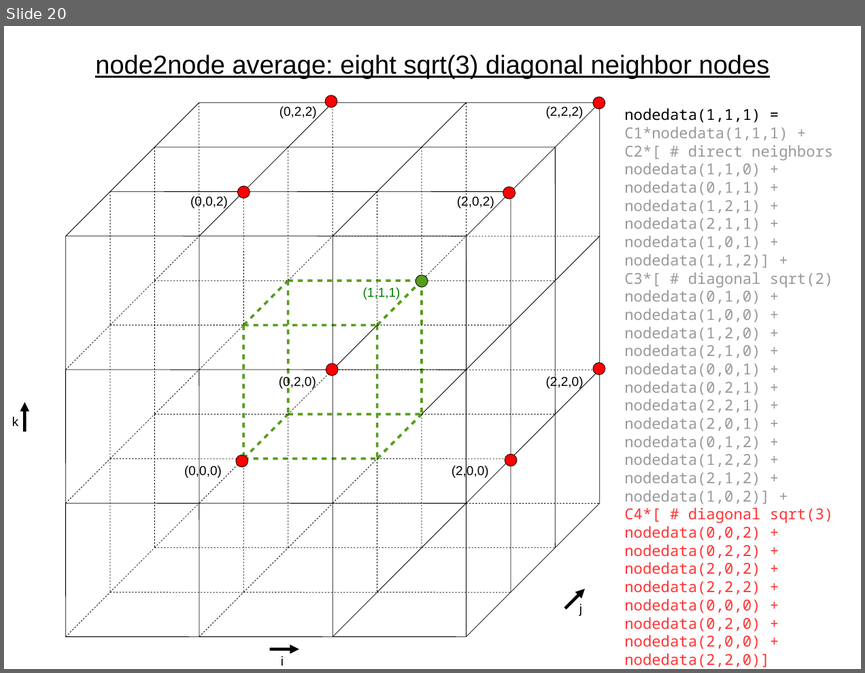
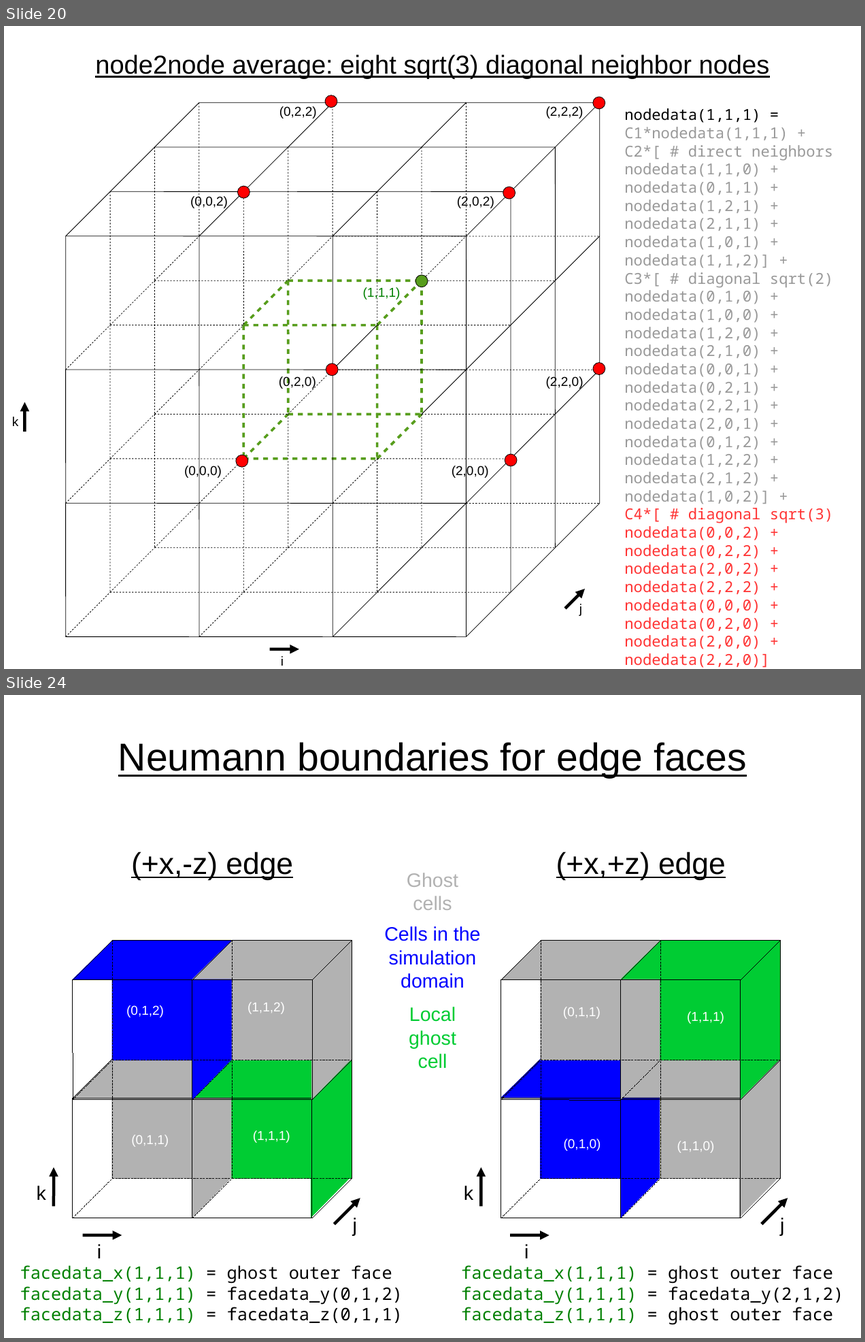
Before and after one commit to fmihpc/rhybrid, a slide deck: doc/cell_indexing.odp. Shown one above the other, each under a label of ours: slide 20 before the commit, slides 20 and 24 after it; the slides between them are not shown. The pictures are 865x673 and 865x1342 pixels, drawn with LibreOffice and Linux fonts; fonts in the diff are those of the drawing. Boxes give left, top, right and bottom in pixels: in the first picture for what was removed or moved away, otherwise in the second. Text is boxed around its words. In the diff, an @@ line names an element or a change of style, - is before the commit and + after.

Commit message:
edge and corner treatment of grid cell face boundary conditions  Changes to be committed: 	modified:   ../doc/cell_indexing.odp 	modified:   ../doc/cell_indexing.pdf 	modified:   hybrid_propagator.cpp

```diff
--- a/doc/cell_indexing.odp
+++ b/doc/cell_indexing.odp
@@ slide 24 added at [4,695,861,1338], background #FFFFFF @@
@@ text added at [118,742,747,778], 36 pt, text #000000, underline @@
+Neumann boundaries for edge faces
@@ text added at [131,851,293,880], 28 pt, text #000000, underline @@
+(+x,-z) edge
@@ text added at [556,851,725,880], 28 pt, text #000000, underline @@
+(+x,+z) edge
@@ text added at [407,872,458,910], 18 pt, text #B2B2B2 @@
+Ghost
+cells
@@ text added at [384,926,481,988], 18 pt, text #0000FF @@
+Cells in the simulation domain
@@ group added at [73,940,352,1218]: 41 lines, 8 parallelograms, 4 rectangles, 4 texts @@
+(0,1,1)
+(1,1,2)
+(1,1,1)
+(0,1,2)
@@ text added at [409,1006,456,1068], 18 pt, text #00CC33 @@
+Local ghost
+cell
@@ group added at [501,940,781,1218]: 41 lines, 8 parallelograms, 4 rectangles, 4 texts @@
+(0,1,0)
+(1,1,1)
+(1,1,0)
+(0,1,1)
@@ group added at [37,1167,360,1258]: 3 arrows, 3 texts @@
+i
+k
+j
@@ group added at [464,1167,788,1258]: 3 arrows, 3 texts @@
+i
+k
+j
@@ text added at [20,1265,402,1323], 16 pt, text #008000 @@
+facedata_x(1,1,1) = ghost outer face
+facedata_y(1,1,1) = facedata_y(0,1,2)
+facedata_z(1,1,1) = facedata_z(0,1,1)
@@ text added at [461,1265,843,1325], 16 pt, text #008000 @@
+facedata_x(1,1,1) = ghost outer face
+facedata_y(1,1,1) = facedata_y(2,1,2)
+facedata_z(1,1,1) = ghost outer face
```
Also in this commit, not shown: 9 other slides added, 2 other files.
